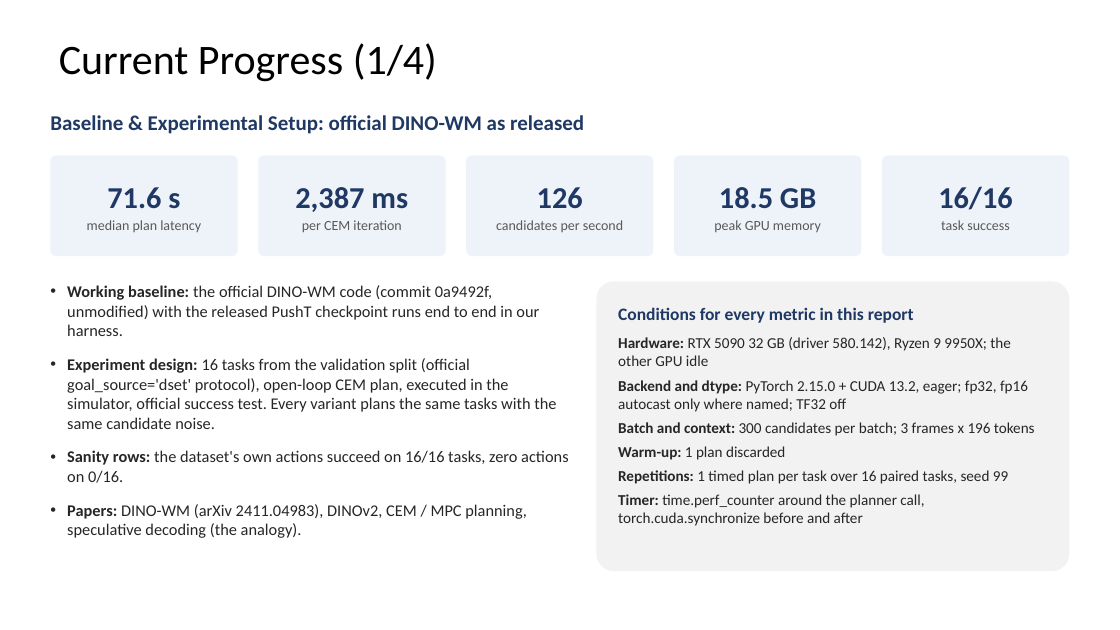
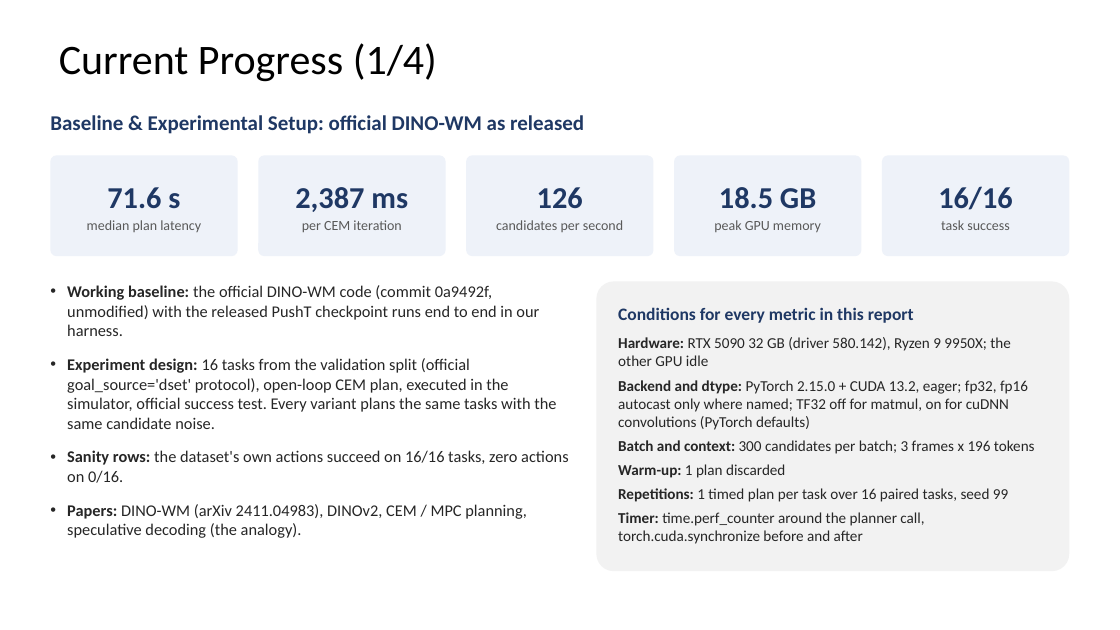
Before and after one commit to WT-MM/hpml-wm-planning, a slide deck: slide 4 of docs/HPML_Midpoint_Report_Team28.pptx. Drawn at 1120x630 pixels with LibreOffice and Linux fonts; fonts in the diff are those of the drawing. Boxes give left, top, right and bottom in pixels: in the first picture for what was removed or moved away, otherwise in the second. Text is boxed around its words. In the diff, an @@ line names an element or a change of style, - is before the commit and + after.

```diff
--- a/docs/HPML_Midpoint_Report_Team28.pptx
+++ b/docs/HPML_Midpoint_Report_Team28.pptx
@@ text in rounded rectangle at <box>618,380,1028,430</box>: text changed @@
-Backend and dtype: PyTorch 2.15.0 + CUDA 13.2, eager; fp32, fp16 autocast only where named; TF32 off
+Backend and dtype: PyTorch 2.15.0 + CUDA 13.2, eager; fp32, fp16 autocast only where named; TF32 off for matmul, on for cuDNN convolutions (PyTorch defaults)
```
Also in this commit, not shown: 3 other files.
